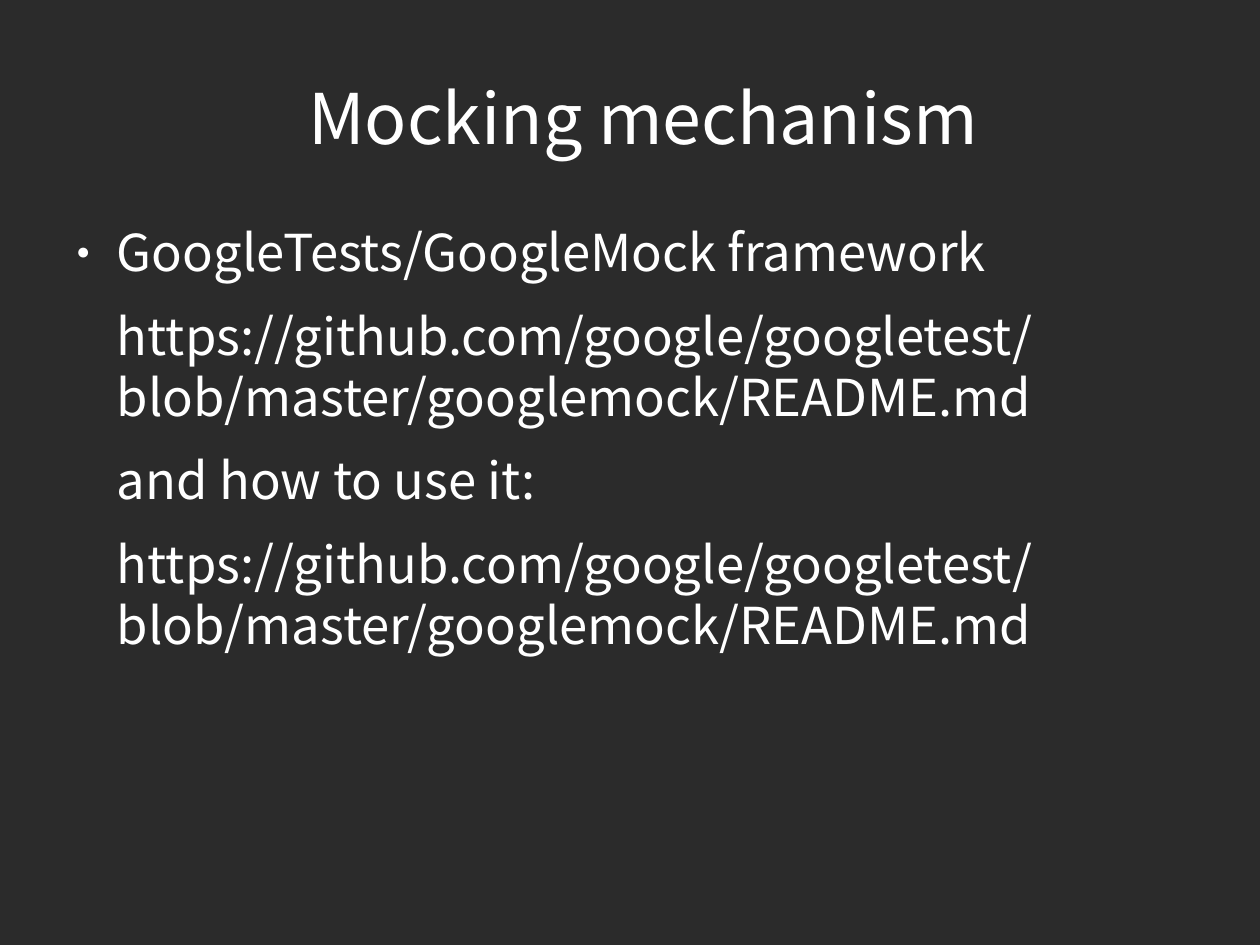
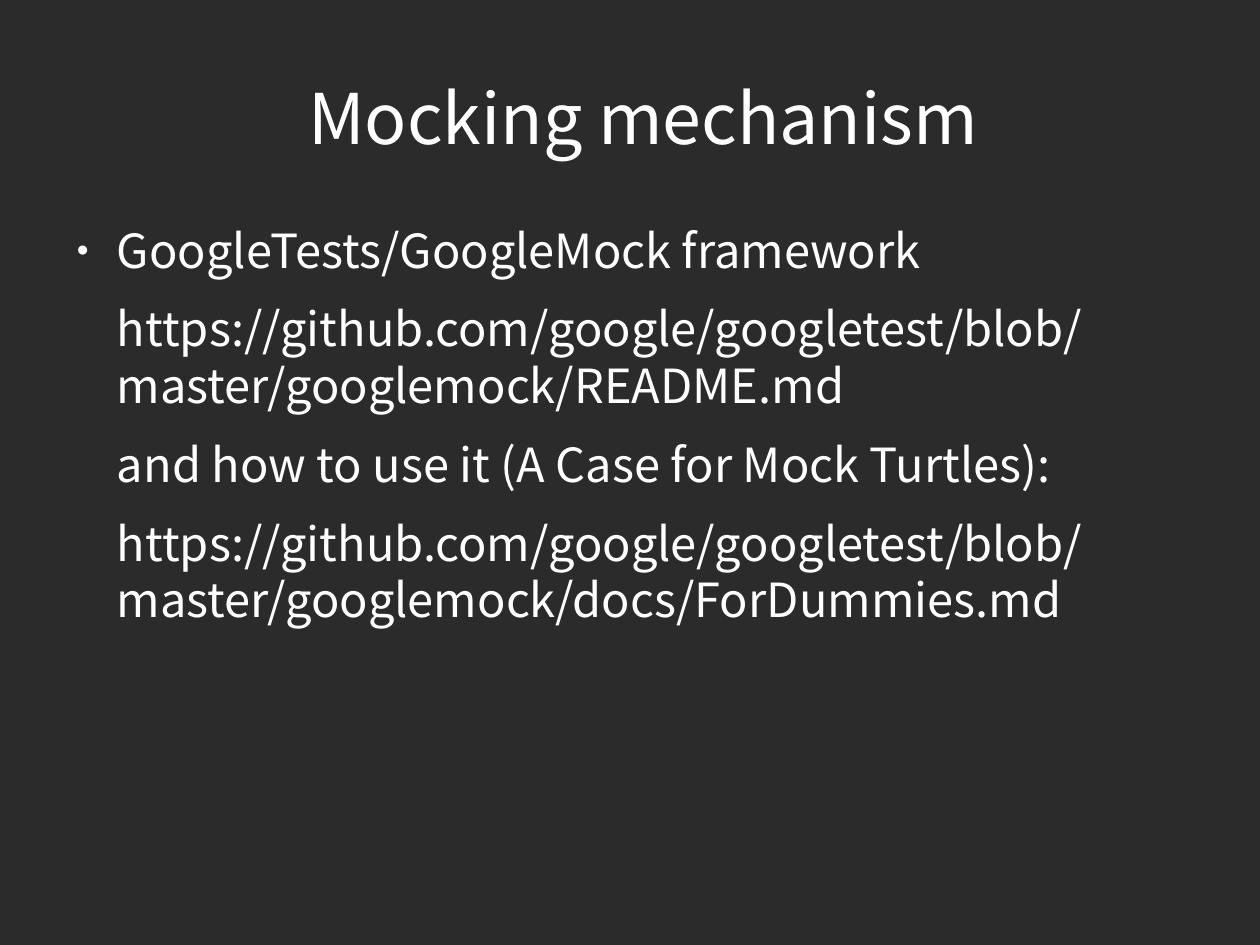
Before and after one commit to piotrek24061988/AutomaticTesting, a slide deck: slide 29 of module1/doc/AutomatedTesting.odp (slide 27 before the commit). Drawn at 1260x945 pixels with LibreOffice and Linux fonts; fonts in the diff are those of the drawing; background and template pictures are left out; a plain dark background stands for a picture behind light text. Boxes give left, top, right and bottom in pixels: in the first picture for what was removed or moved away, otherwise in the second. Text is boxed around its words. In the diff, an @@ line names an element or a change of style, - is before the commit and + after.

Commit message:
presentation update, frameworks intro finalized

```diff
--- a/module1/doc/AutomatedTesting.odp
+++ b/module1/doc/AutomatedTesting.odp
@@ text at [117, 230, 1082, 415]: size 32 to 29.6 pt in "GoogleTests/GoogleMock framework", "https://github.com/google/googletest/blob/master/googlemock/ ..." @@
@@ text at [117, 443, 1082, 629]: text changed; size 32 to 29.6 pt @@
-and how to use it:
-https://github.com/google/googletest/blob/master/googlemock/README.md
+and how to use it (A Case for Mock Turtles):
+https://github.com/google/googletest/blob/master/googlemock/docs/ForDummies.md
```
Also in this commit, not shown: 1 other slide changed, 2 slides added.
